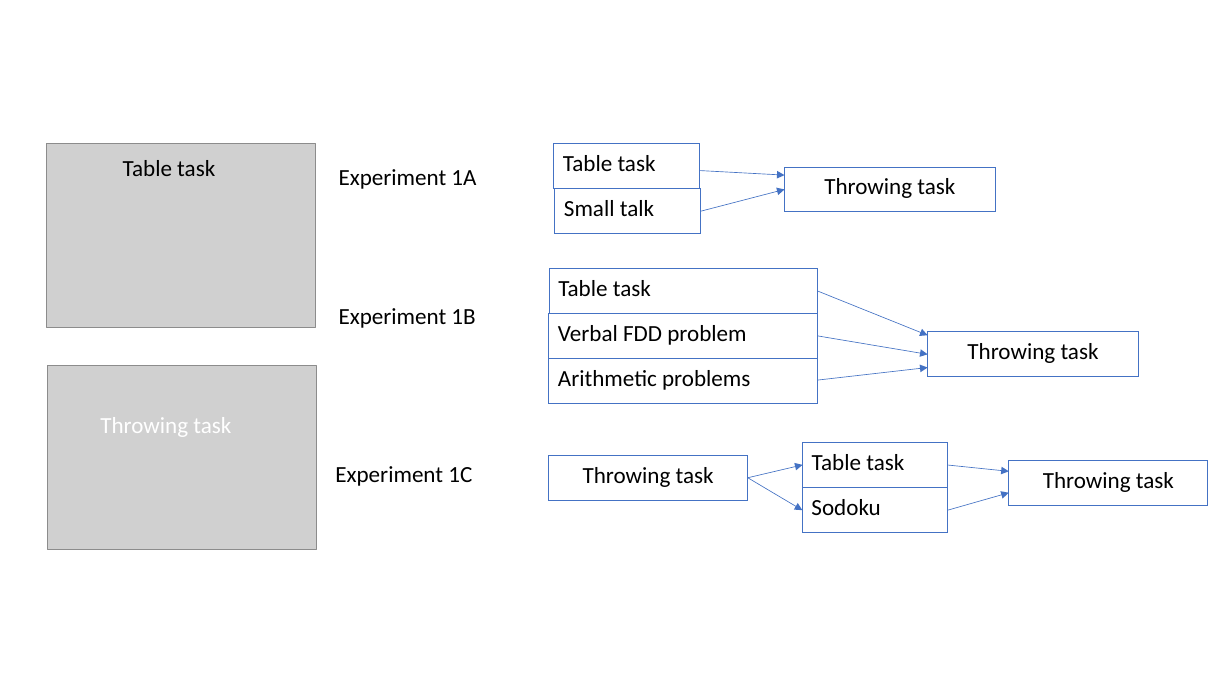
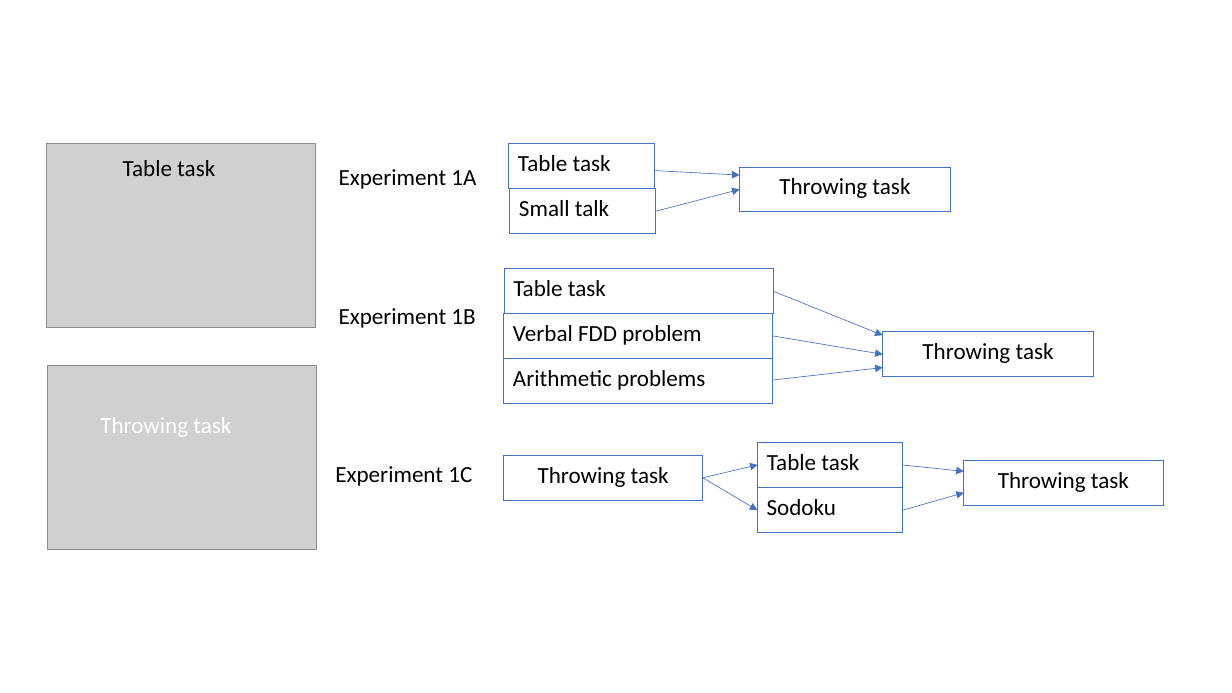
Before and after one commit to warren-james/Transfer_Paper, a slide deck: slide 1 of Experiment 1/FigureE1Methods.pptx. Drawn at 1232x693 pixels with LibreOffice and Linux fonts; fonts in the diff are those of the drawing; grey boxes stand for pictures. Boxes give left, top, right and bottom in pixels: in the first picture for what was removed or moved away, otherwise in the second. Text is boxed around its words. In the diff, an @@ line names an element or a change of style, - is before the commit and + after.

```diff
--- a/Experiment 1/FigureE1Methods.pptx
+++ b/Experiment 1/FigureE1Methods.pptx
@@ 11 rectangles, 9 arrows: place and size @@
-11 rectangles, 9 arrows at (549, 143, 1209, 532)
+11 rectangles, 9 arrows at (504, 143, 1164, 532)
```
Also in this commit, not shown: 1 other file.
